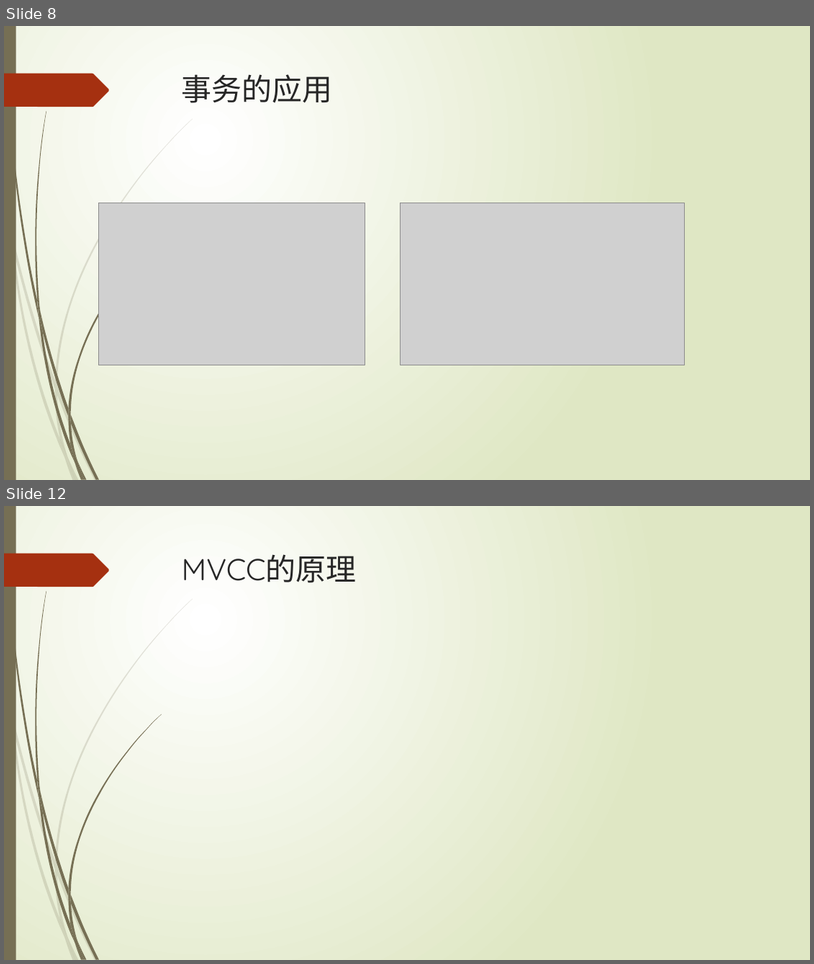
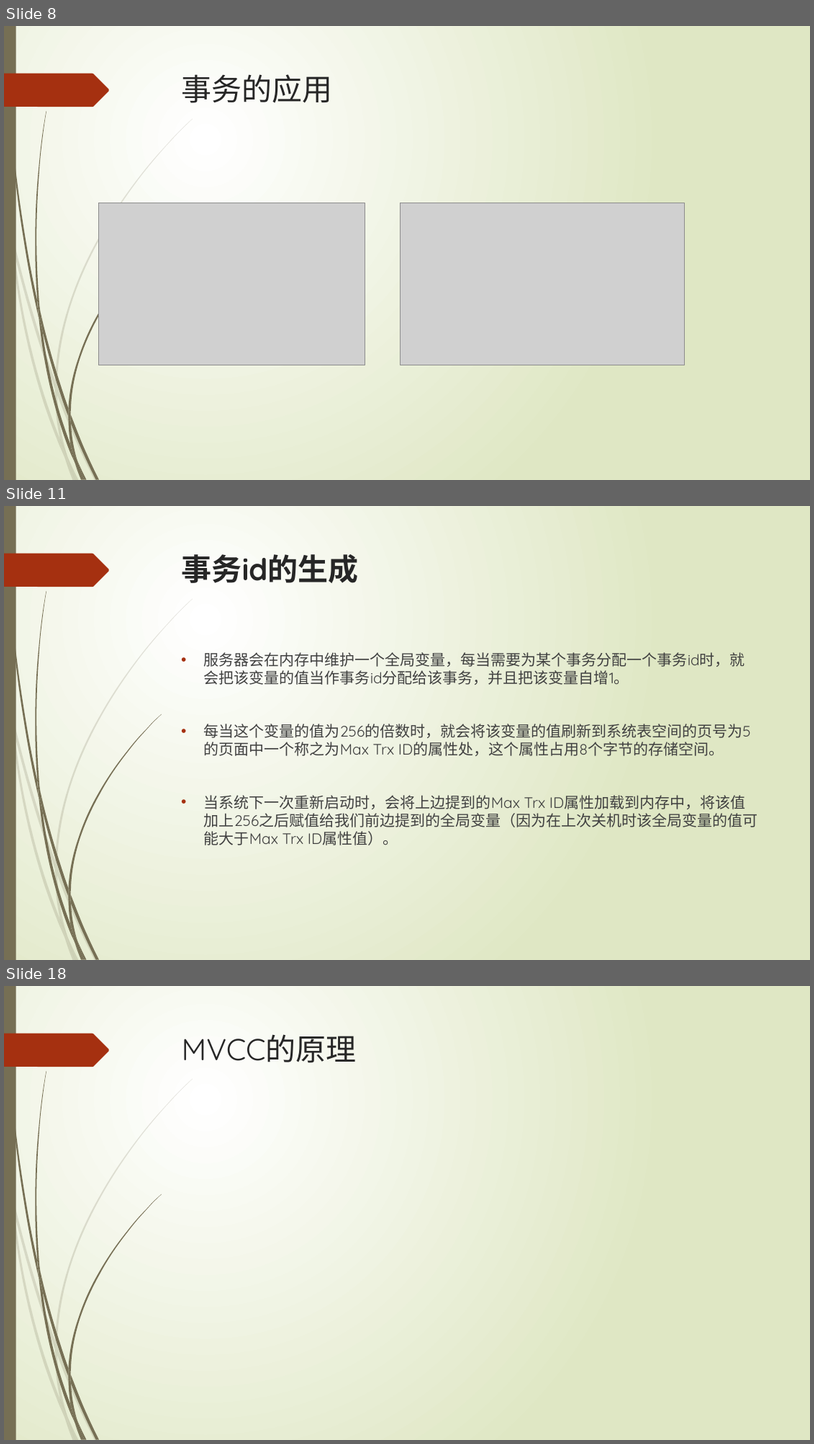
Before and after one commit to TopSpoofer/learning, a slide deck: mysql/mysql的事务实现.pptx. Shown one above the other, each under a label of ours: slides 8 and 12 before the commit, slides 8, 11 and 18 after it; the slides between them are not shown. The pictures are 814x964 and 814x1444 pixels, drawn with LibreOffice and Linux fonts; fonts in the diff are those of the drawing; grey boxes stand for pictures. Boxes give left, top, right and bottom in pixels: in the first picture for what was removed or moved away, otherwise in the second. Text is boxed around its words. In the diff, an @@ line names an element or a change of style, - is before the commit and + after.

Commit message:
完善mysql事务ppt

```diff
--- a/mysql/mysql的事务实现.pptx
+++ b/mysql/mysql的事务实现.pptx
@@ slide 11 added at <box>4,506,810,960</box>, background gradient #FFFFFF to #DFE8C4; not listed: 24 template elements that a slide beside it also shows @@
@@ title added at <box>182,554,359,583</box>, 36 pt, text #262626, bold @@
+事务id的生成
@@ text added at <box>204,650,759,845</box>, 18 pt, text #404040 @@
+• 服务器会在内存中维护一个全局变量，每当需要为某个事务分配一个事务id时，就会把该变量的值当作事务id分配给该事务，并且把该变量自增1。
+• 每当这个变量的值为256的倍数时，就会将该变量的值刷新到系统表空间的页号为5的页面中一个称之为Max Trx ID的属性处，这个属性占用8个字节的存储空间。
+• 当系统下一次重新启动时，会将上边提到的Max Trx ID属性加载到内存中，将该值加上256之后赋值给我们前边提到的全局变量（因为在上次关机时该全局变量的值可能大于Max Trx ID属性值）。
@@ what was slide 12 is now slide 18 @@
```
Also in this commit, not shown: 3 slides changed, 5 other slides added.
